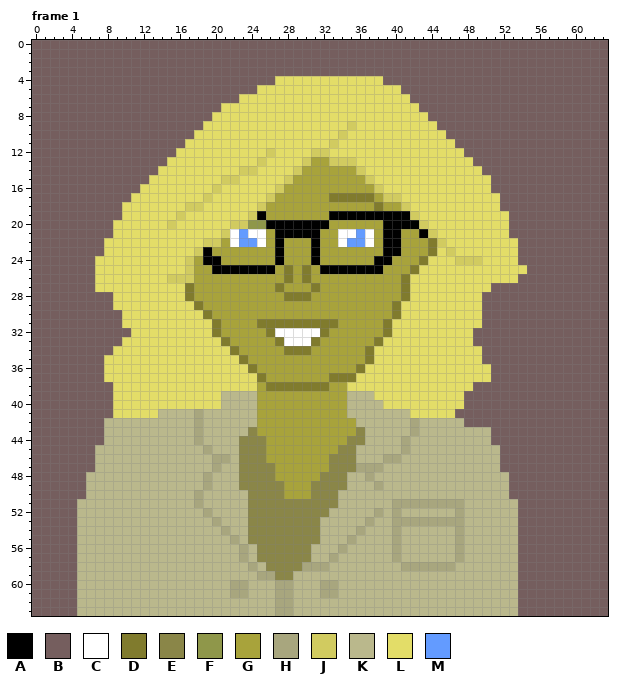
Pixel-art file: assets/art/assisstant.aseprite. The picture above was drawn from the file before the commit.
64x64 pixels, 2 frames. Shown: frame 1. The commit also changed other frames, which this record leaves out.
Palette (. is transparent): A #000000  B #755e5e  C #ffffff  D #807b2d  E #8a8648  F #8f974a  G #a8a33b  H #a8a67e  J #d1cb60  K #bab88c  L #e3dd68  M #639bff
Pixels before, frame 1 (only the part around the change), first column x 27:
36 GGGGGGGGGDLLLLLLLLLLLLLLBB
37 GGGGGGDDDLLLLLLLLLLLLLLLBB
38 DDDDDDGGLLLLLLLLLLLLLLBBBB
39 GGGGGGGGKKKLLLLLLLLLLBBBBB
40 GGGGGGGGKKKKLLLLLLLLLBBBBB
41 GGGGGGGGKKKKKKKLLLLLBBBBBB
42 GGGGGGGGGKKKKKKHKKKKKBBBBB
43 GGGGGGGGGEKKKKKHKKKKKKKKBB
44 GGGGGGGGEEKKKKHKKKKKKKKKBB
45 GGGGGGGEEKKKKKHKKKKKKKKKKB
46 GGGGGGEEEKKKHHKKKKKKKKKKKB
47 GGGGGGEEEHHHKKKKKKKKKKKKKB
48 GGGGGEEEKKHKKKKKKKKKKKKKKK
49 EGGGEEEEKKKHKKKKKKKKKKKKKK
50 EGGGEEEKKKKKKKKKKKKKKKKKKK
51 EEEEEEEKKKKKKHHHHHHHHKKKKK
52 EEEEEEKKKKKHKHKKKKKKHKKKKK
53 EEEEEKKKKKHKKHHHHHHHHKKKKK
54 EEEEEKKKKHKKKHKKKKKKHKKKKK
55 EEEEEKKKHKKKKHKKKKKKHKKKKK
56 EEEEKKKHKKKKKHKKKKKKHKKKKK
57 EEEEKKHKKKKKKHKKKKKKHKKKKK
58 EEEHHHKKKKKKKKHHHHHHKKKKKK
59 EEKKKKKKKKKKKKKKKKKKKKKKKK
60 HHKKKHHKKKKKKKKKKKKKKKKKKK
61 HHKKKHHKKKKKKKKKKKKKKKKKKK
62 HHKKKKKKKKKKKKKKKKKKKKKKKK
63 HHKKKKKKKKKKKKKKKKKKKKKKKK
After the commit:
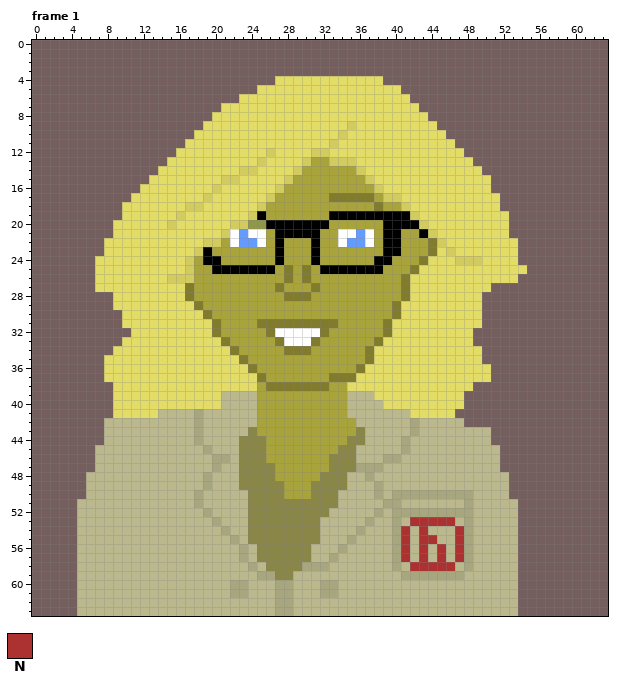
Colours new in this view: N #ac3232
What changed:
Frame 1:
Colour H replaces colour K in row 50 at x 38 and 40 to 48; in row 51 at x 39 and 48; in row 52 at x 41 to 46 and 48; in rows 53 to 57 at x 48; in row 58 at x 40 and 48; in row 59 at x 41 to 47.
Colour K replaces colour H in row 51 at x 41 to 47; in row 53 at x 41 and 47; in row 58 at x 41.
Colour N replaces colour H in row 53 at x 42 to 46; in rows 54 to 57 at x 47; in row 58 at x 42 to 46.
Colour N replaces colour K in row 54 at x 41 and 43; in row 55 at x 41 and 43 to 44; in rows 56 to 57 at x 41, 43 and 45.
Pixel boxes of the changes (left, top, right, bottom) in both pictures:
changed: (374, 490, 473, 580)
